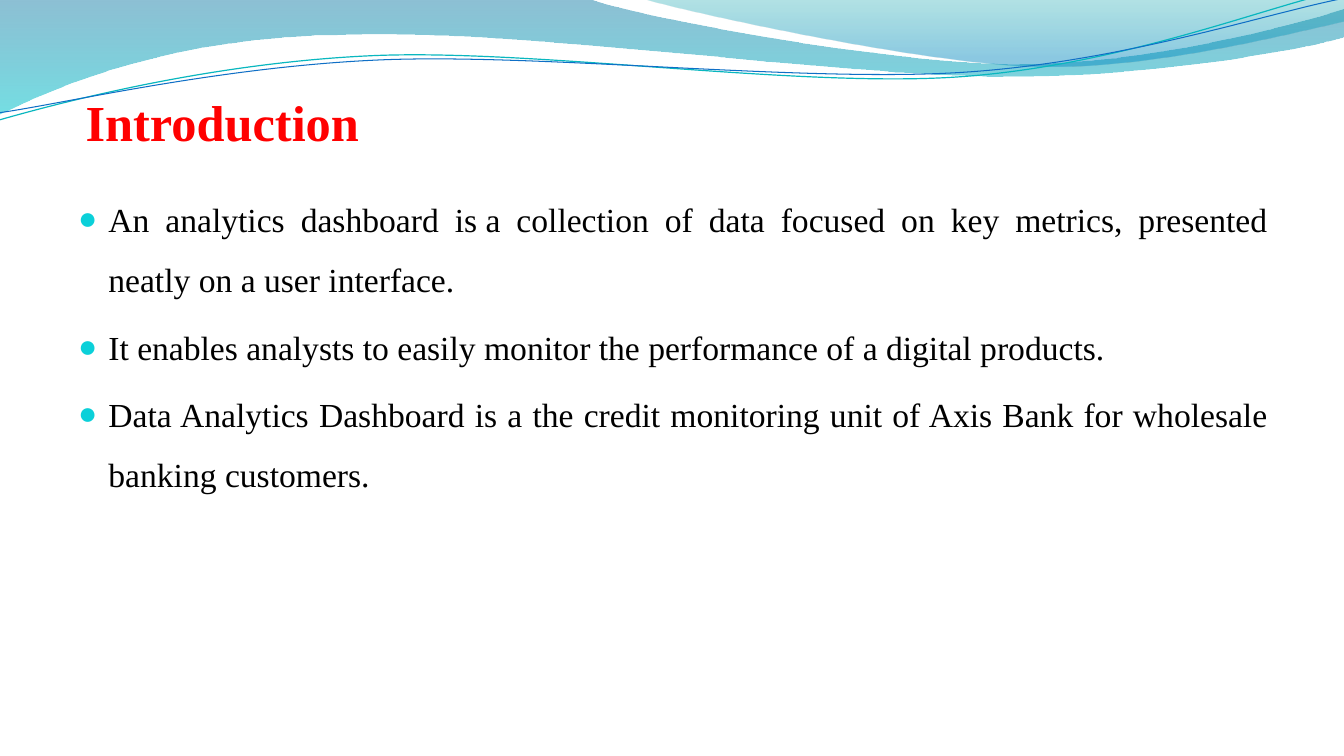
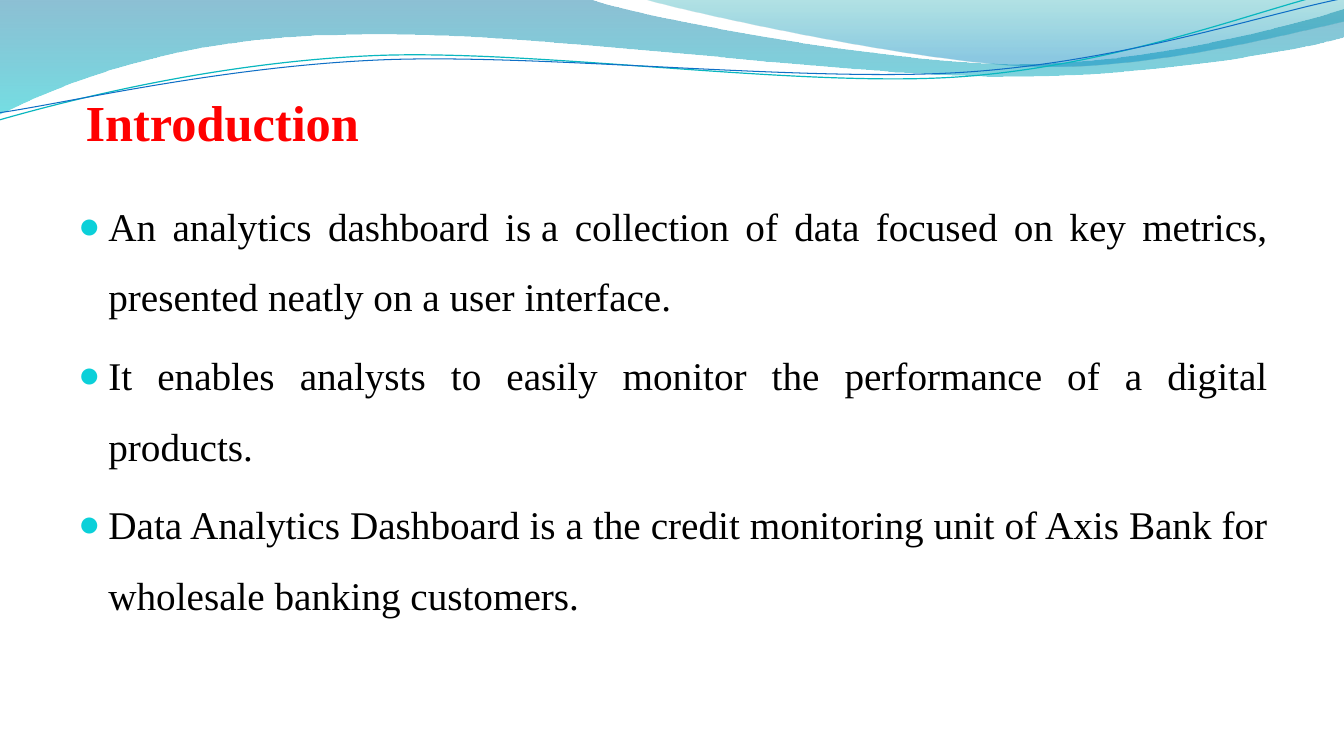
Before and after one commit to sheoranruns/Analytical-Dashboard, a slide deck: slide 2 of PPT/Data Analytics Dashboard.pptx. Drawn at 1344x756 pixels with LibreOffice and Linux fonts; fonts in the diff are those of the drawing; background and template pictures are left out. Boxes give left, top, right and bottom in pixels: in the first picture for what was removed or moved away, otherwise in the second. Text is boxed around its words. In the diff, an @@ line names an element or a change of style, - is before the commit and + after.

```diff
--- a/PPT/Data Analytics Dashboard.pptx
+++ b/PPT/Data Analytics Dashboard.pptx
@@ text "An analytics dashboard is a ..." at [108, 213, 1268, 617]: size 24 to 28 pt @@
```
Also in this commit, not shown: 8 other slides changed, 1 slide added, 1 slide removed.
